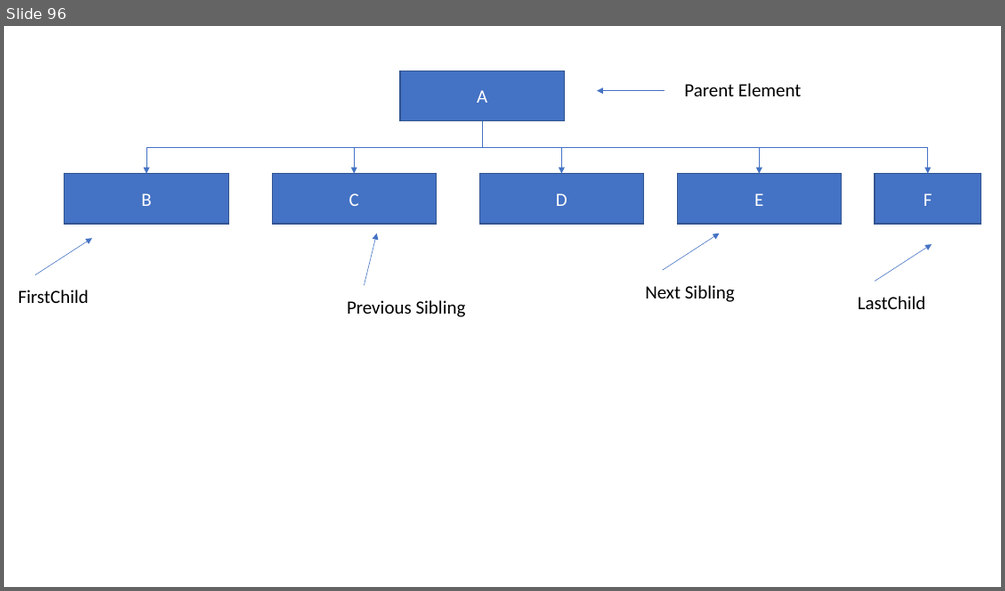
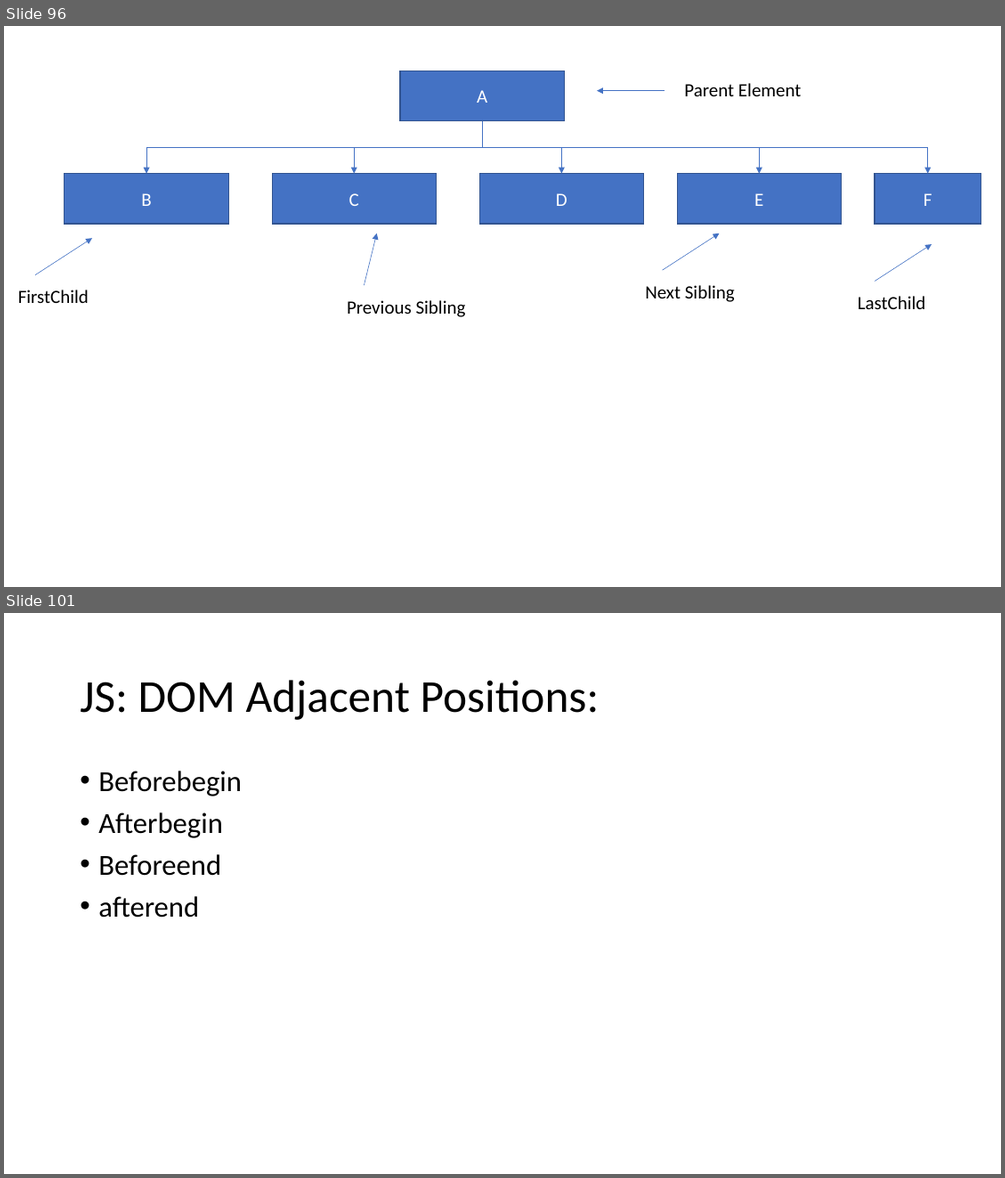
Before and after one commit to PiyushChaturvedii/Batch04, a slide deck: JavaScript.pptx. Shown one above the other, each under a label of ours: slide 96 before the commit, slides 96 and 101 after it; the slides between them are not shown. The pictures are 1005x591 and 1005x1178 pixels, drawn with LibreOffice and Linux fonts; fonts in the diff are those of the drawing. Boxes give left, top, right and bottom in pixels: in the first picture for what was removed or moved away, otherwise in the second. Text is boxed around its words. In the diff, an @@ line names an element or a change of style, - is before the commit and + after.

```diff
--- a/JavaScript.pptx
+++ b/JavaScript.pptx
@@ slide 101 added at (4,613,1001,1174), background #FFFFFF @@
@@ title added at (80,680,599,720), 44 pt, text #000000 @@
+JS: DOM Adjacent Positions:
@@ text added at (98,771,242,917), 28 pt, text #000000 @@
+• Beforebegin
+• Afterbegin
+• Beforeend
+• afterend
```
Also in this commit, not shown: 4 other slides added, 3 other files.
